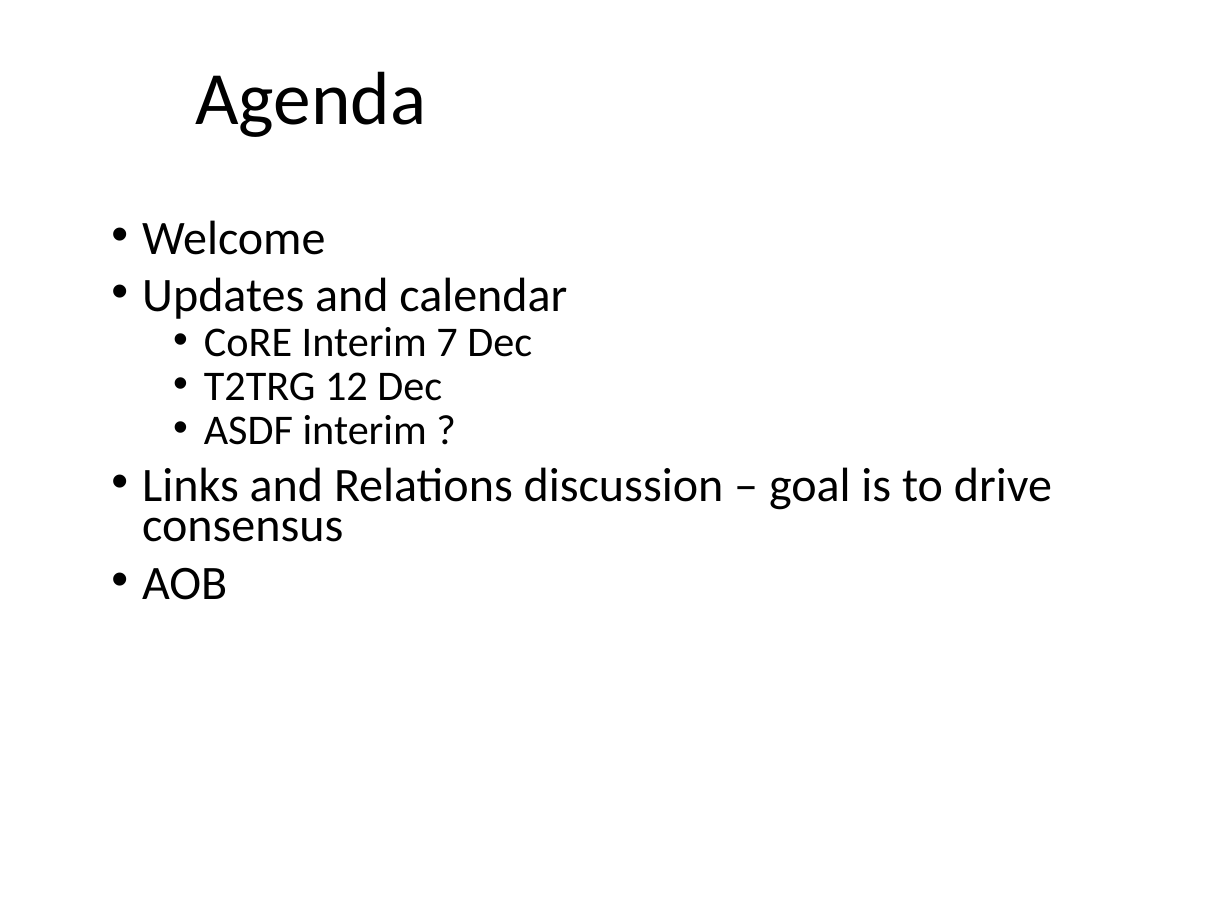
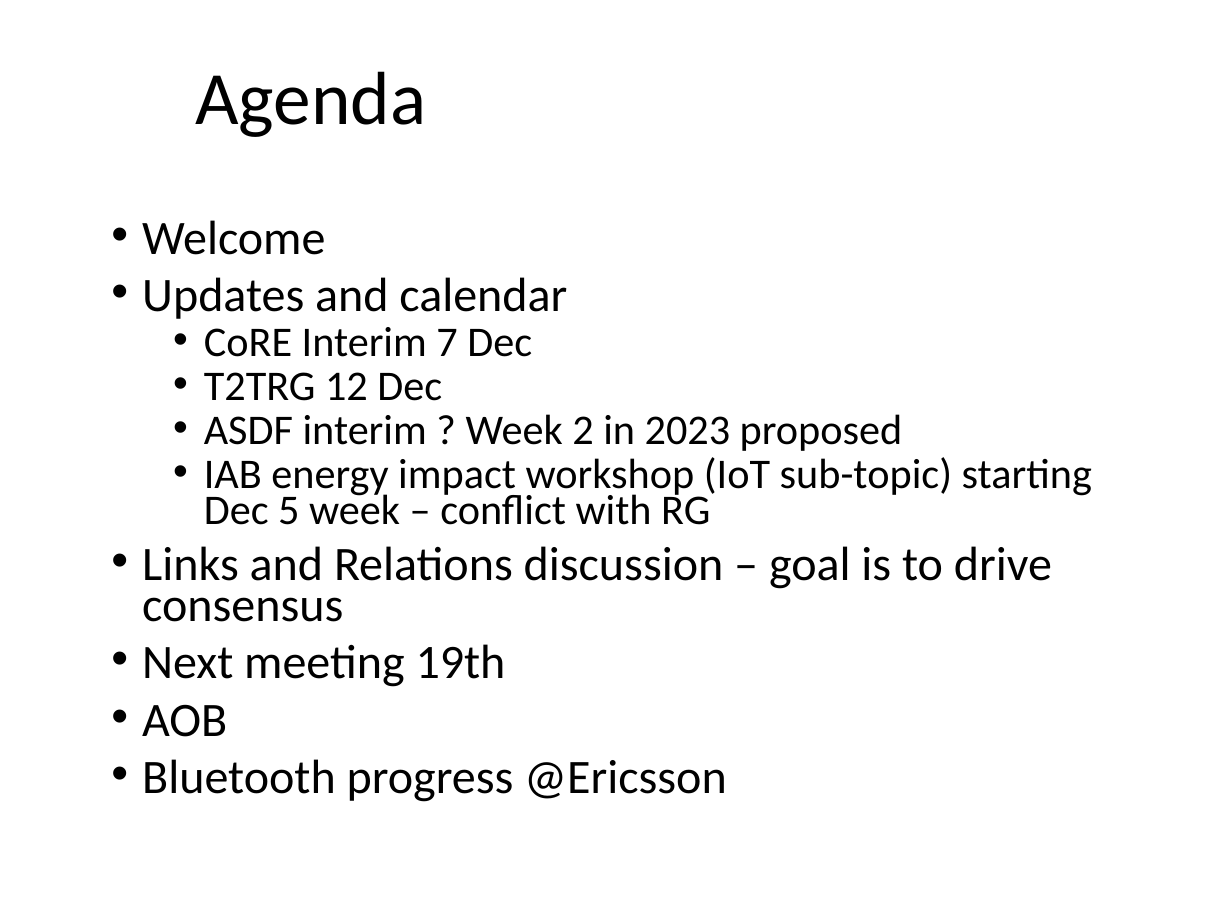
Before and after one commit to one-data-model/onedm-admin, a slide deck: slide 2 of Agenda Materials/onedm-agenda-2022-11-28.pptx. Drawn at 1232x924 pixels with LibreOffice and Linux fonts; fonts in the diff are those of the drawing; background and template pictures are left out. Boxes give left, top, right and bottom in pixels: in the first picture for what was removed or moved away, otherwise in the second. Text is boxed around its words. In the diff, an @@ line names an element or a change of style, - is before the commit and + after.

```diff
--- a/Agenda Materials/onedm-agenda-2022-11-28.pptx
+++ b/Agenda Materials/onedm-agenda-2022-11-28.pptx
@@ text at (x1=204, y1=414, x2=1092, y2=525): text changed @@
-  • ASDF interim ?
+  • ASDF interim ? Week 2 in 2023 proposed
+  • IAB energy impact workshop (IoT sub-topic) starting Dec 5 week – conflict with RG
@@ text at (x1=142, y1=644, x2=506, y2=687): paragraph added @@
+• Next meeting 19th
@@ text at (x1=142, y1=759, x2=727, y2=802): paragraph added @@
+• Bluetooth progress @Ericsson
```
Also in this commit, not shown: 3 other slides changed, 1 slide added.
